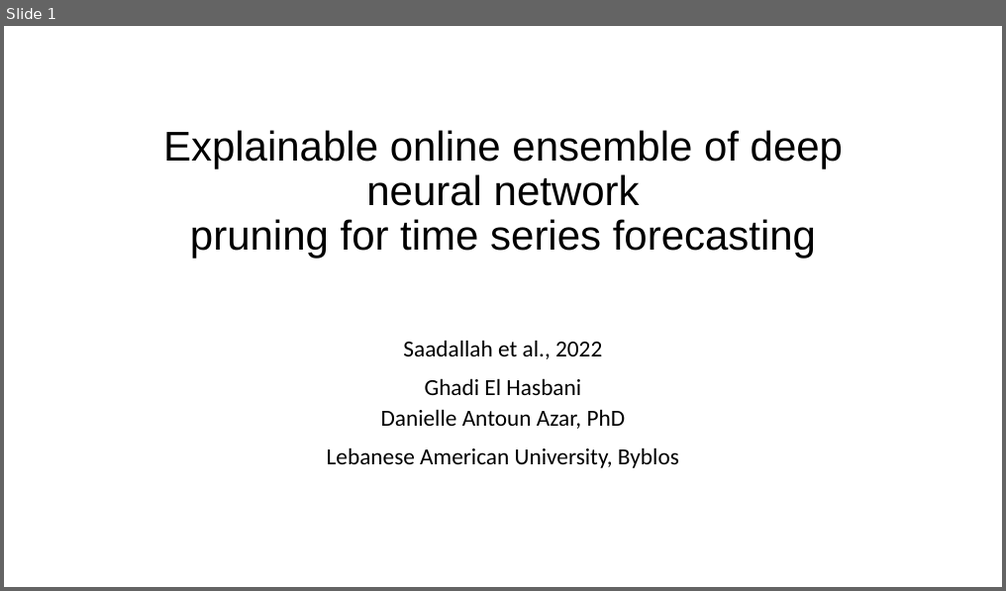
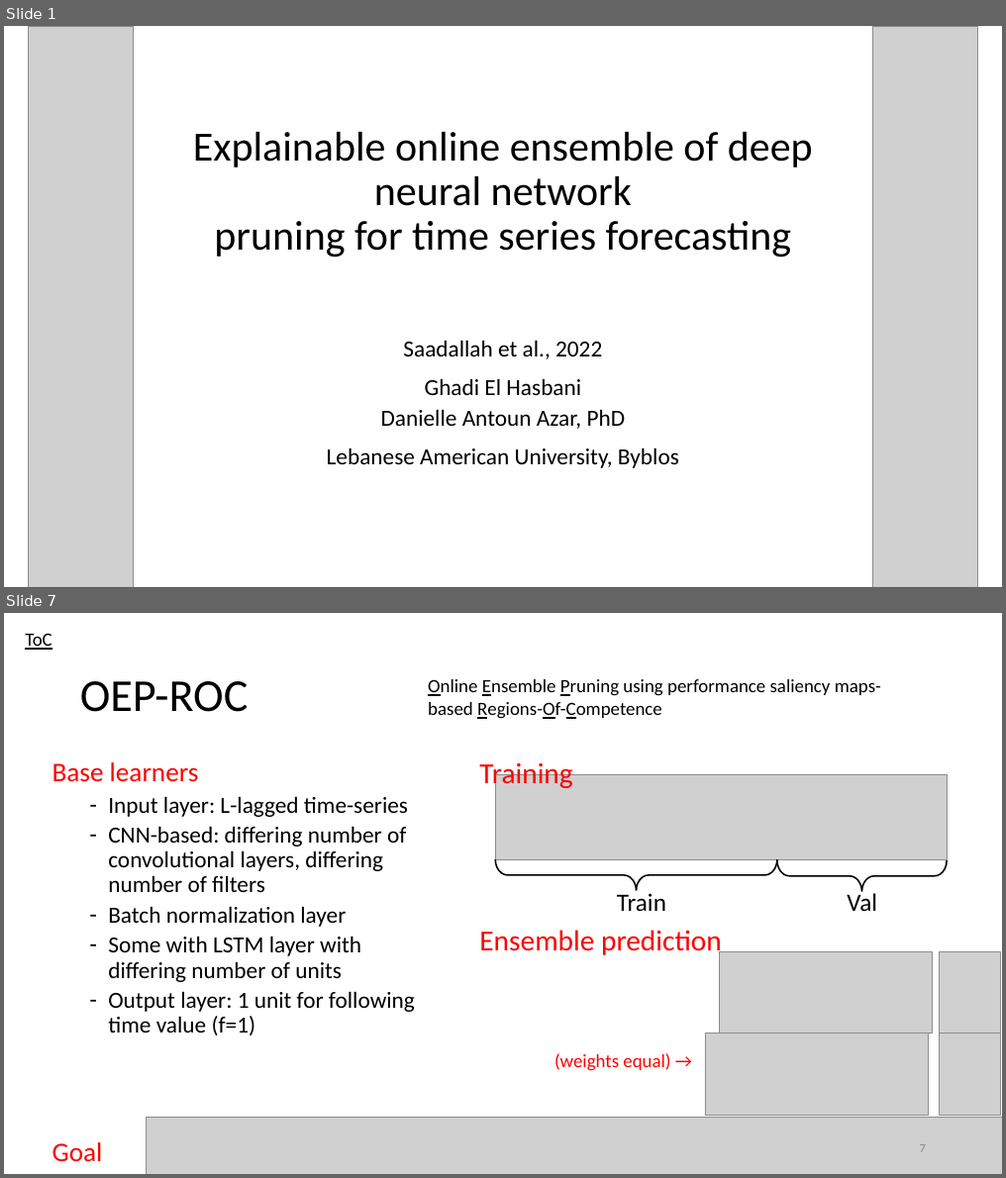
Before and after one commit to GhadiElHasbani/CSC615-MachineLearning, a slide deck: Assignment_2/Question4-presentation.pptx. Shown one above the other, each under a label of ours: slide 1 before the commit, slides 1 and 7 after it; the slides between them are not shown. The pictures are 1006x591 and 1006x1178 pixels, drawn with LibreOffice and Linux fonts; fonts in the diff are those of the drawing; grey boxes stand for pictures. Boxes give left, top, right and bottom in pixels: in the first picture for what was removed or moved away, otherwise in the second. Text is boxed around its words. In the diff, an @@ line names an element or a change of style, - is before the commit and + after.

```diff
--- a/Assignment_2/Question4-presentation.pptx
+++ b/Assignment_2/Question4-presentation.pptx
@@ slide 7 added at (4, 613, 1002, 1174), background #FFFFFF @@
@@ text added at (25, 633, 53, 650), 18 pt, text #000000, underline @@
+ToC
@@ title added at (80, 681, 249, 712), 44 pt, text #000000 @@
+OEP-ROC
@@ text added at (428, 679, 881, 719), 18 pt, text #000000 @@
+Online Ensemble Pruning using performance saliency maps-based Regions-Of-Competence
@@ text added at (479, 760, 722, 1071), 28 pt, text #FF0000 @@
+Training
+Ensemble prediction
+(weights equal) →
@@ text added at (53, 762, 415, 1162), 22.2 pt, text #000000 @@
+Base learners
+  – Input layer: L-lagged time-series
+  – CNN-based: differing number of convolutional layers, differing number of filters
+  – Batch normalization layer
+  – Some with LSTM layer with differing number of units
+  – Output layer: 1 unit for following time value (f=1)
+Goal
@@ picture added at (495, 774, 946, 861) @@
@@ left brace added at (496, 860, 777, 891), outline #000000 1.5 pt @@
@@ left brace added at (777, 861, 946, 892), outline #000000 1.5 pt @@
@@ text added at (617, 891, 877, 911), 24 pt, text #000000 @@
+Train Val
@@ picture added at (720, 953, 933, 1034) @@
@@ picture added at (940, 953, 1001, 1034) @@
@@ picture added at (705, 1034, 929, 1115) @@
@@ picture added at (940, 1034, 1001, 1115) @@
@@ picture added at (147, 1117, 1002, 1174) @@
@@ page number added at (920, 1145, 926, 1153), 12 pt, text #8C8C8C @@
+7
@@ slide 1 changed as well @@
@@ picture added at (28, 26, 133, 587) @@
@@ picture added at (873, 26, 978, 587) @@
@@ title "Explainable online ensemble of deep ..." at (193, 132, 813, 258): font Arial to Calibri @@
```
Also in this commit, not shown: 3 other slides changed, 15 other slides added, 2 slides removed.
